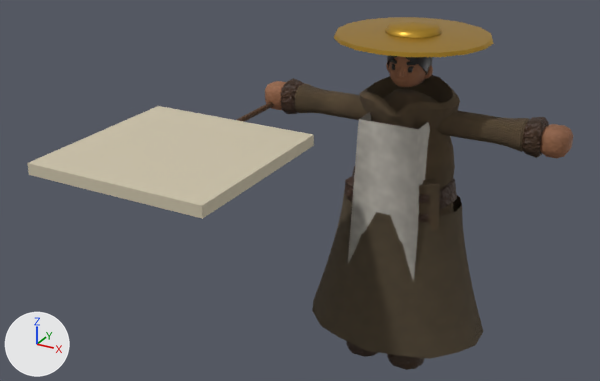
Two versions of the glTF model csharp/Unciv.Godot/Packs/units/models/unit/Great Artist.glb, one commit apart.
The view is the same before and after, from a camera (50 mm lens) standing at (0.691, -1.784, 1.286) and looking at (-0.164, -0.231, 0.509). The axes (+X, +Y, +Z) are drawn at lower left. The lights are the same throughout. The first picture is the older version. Where no turn or scale is listed for an object, it has been applied to the vertices. Vertices at exactly the same position are counted once.

In view in the first picture: 'Prop', 'Warrior'.
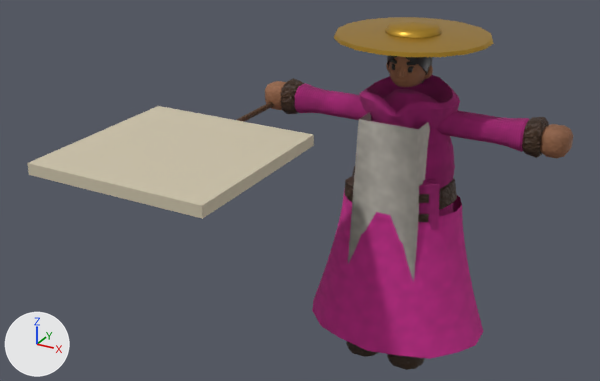
Location of each change, [x1, y1, x2, y2] in pixels of the pictures (600 x 381 px):
part 1 of me_mesh_skinned, recoloured (lighter)
    both: [295, 75, 530, 359]

The change in detail:
me_mesh_skinned has 2324 vertices, 4457 faces and spans x -0.386..0.386, y -0.185..0.197, z 0.011..0.883.
me_mesh_skinned is used by ob_warrior; location (0.0, 0.0, -0.011).
me_mesh_skinned part 1: 1638 faces centred in x -0.287..0.287, y -0.177..0.174, z 0.125..0.768 are repainted in the vertex colours; the middle colour goes from brown #5a4935 to pink #af267c.
